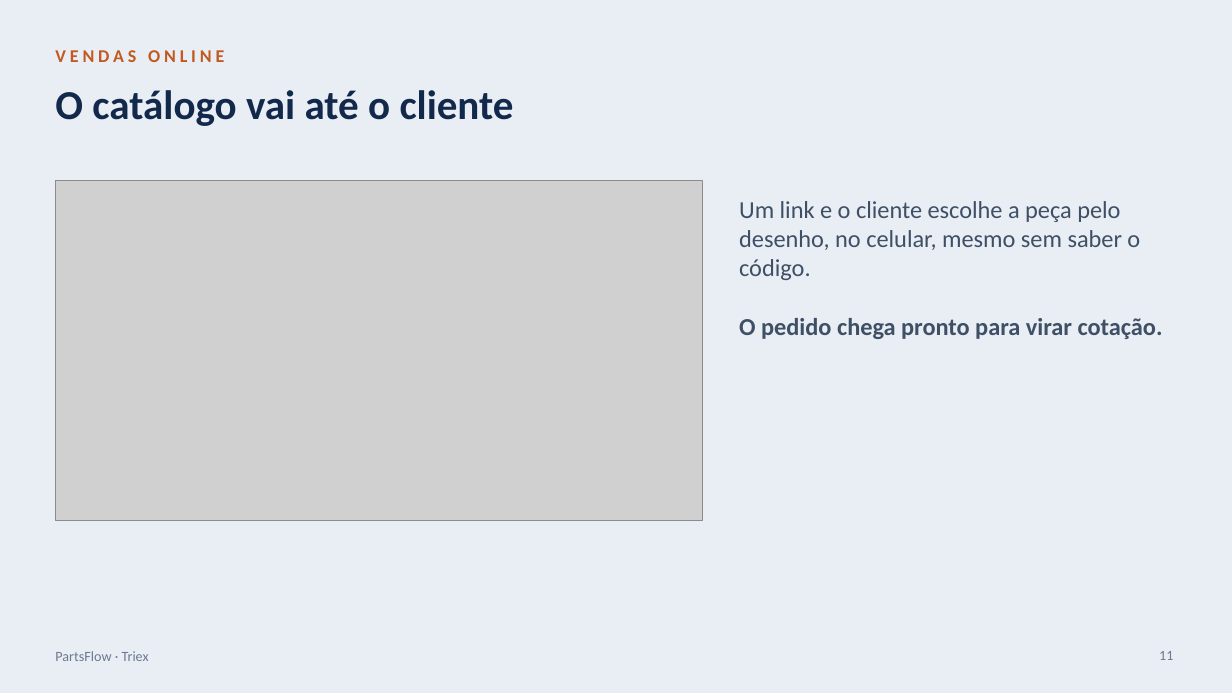
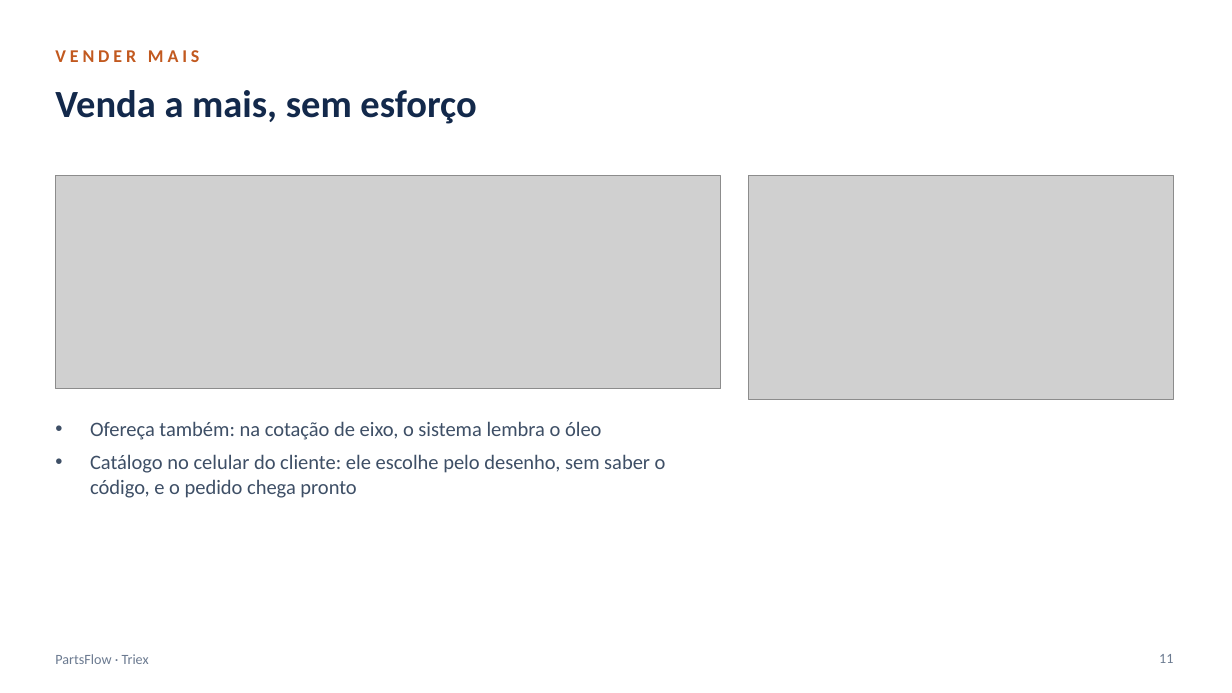
Before and after one commit to vitoregee-dotcom/dashV, a slide deck: slide 11 of docs/apresentacao/PartsFlow-apresentacao.pptx. Drawn at 1232x693 pixels with LibreOffice and Linux fonts; fonts in the diff are those of the drawing; grey boxes stand for pictures. Boxes give left, top, right and bottom in pixels: in the first picture for what was removed or moved away, otherwise in the second. Text is boxed around its words. In the diff, an @@ line names an element or a change of style, - is before the commit and + after.

```diff
--- a/docs/apresentacao/PartsFlow-apresentacao.pptx
+++ b/docs/apresentacao/PartsFlow-apresentacao.pptx
@@ background #E9EEF5 to #FFFFFF @@
@@ text at box(55, 50, 199, 62): text changed @@
-VENDAS ONLINE
+VENDER MAIS
@@ title at box(55, 90, 476, 124): text changed; size 32 to 30 pt @@
-O catálogo vai até o cliente
+Venda a mais, sem esforço
@@ picture: place and size @@
-picture at box(55, 180, 702, 520)
+picture at box(55, 176, 721, 389)
@@ picture added at box(749, 176, 1174, 399) @@
@@ text at box(90, 421, 666, 498): text changed; size 19 to 16 pt @@
-Um link e o cliente escolhe a peça pelo desenho, no celular, mesmo sem saber o código.
-O pedido chega pronto para virar cotação.
+• Ofereça também: na cotação de eixo, o sistema lembra o óleo
+• Catálogo no celular do cliente: ele escolhe pelo desenho, sem saber o código, e o pedido chega pronto
```
Also in this commit, not shown: 1 other slide changed, 12 slides added, 14 slides removed, 6 other files.
